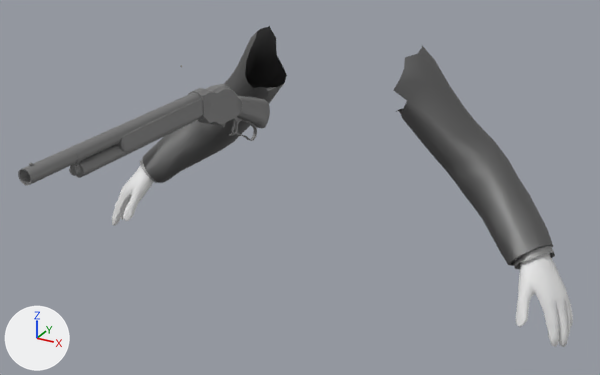
The Blender file GameData/sourceAssets/shotgun_lever.blend, before and after one commit.
Camera for both pictures: a camera (50 mm lens) standing at (0.939, -1.947, 0.366) and looking at (0.105, -0.431, -0.392). Every picture has the same lights, and +X, +Y and +Z are marked at lower left.

Objects in the first picture: 'PlayerModelMerged', 'shotgun'.
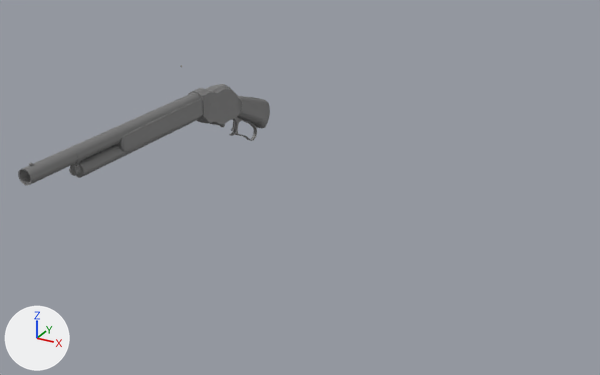
Location of each change, [x1, y1, x2, y2] in pixels of the pictures (600 x 375 px):
'PlayerModelMerged', hidden
    before: [112, 26, 573, 347]

Patch to the scene script:
```diff
--- a/GameData/sourceAssets/shotgun_lever.blend.py
+++ b/GameData/sourceAssets/shotgun_lever.blend.py
@@ ob_playermodelmerged @@
 ob_playermodelmerged.scale = (0.01, 0.01, 0.01)
+ob_playermodelmerged.hide_set(True)
```
